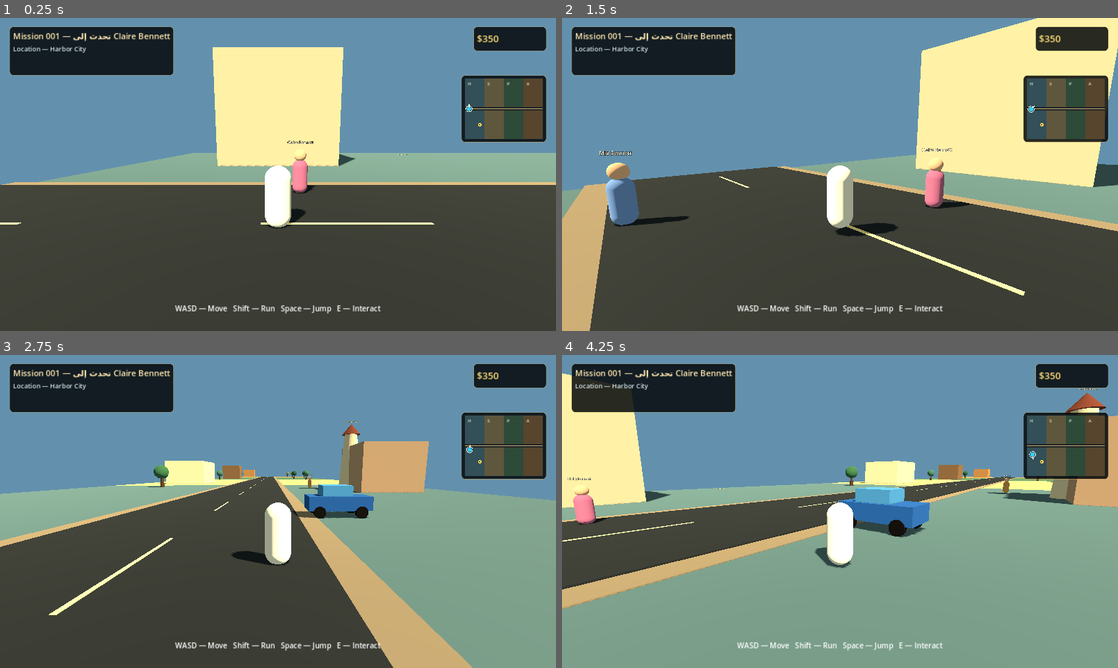
Above: before the commit, frames 1-4 (two rows, left to right).
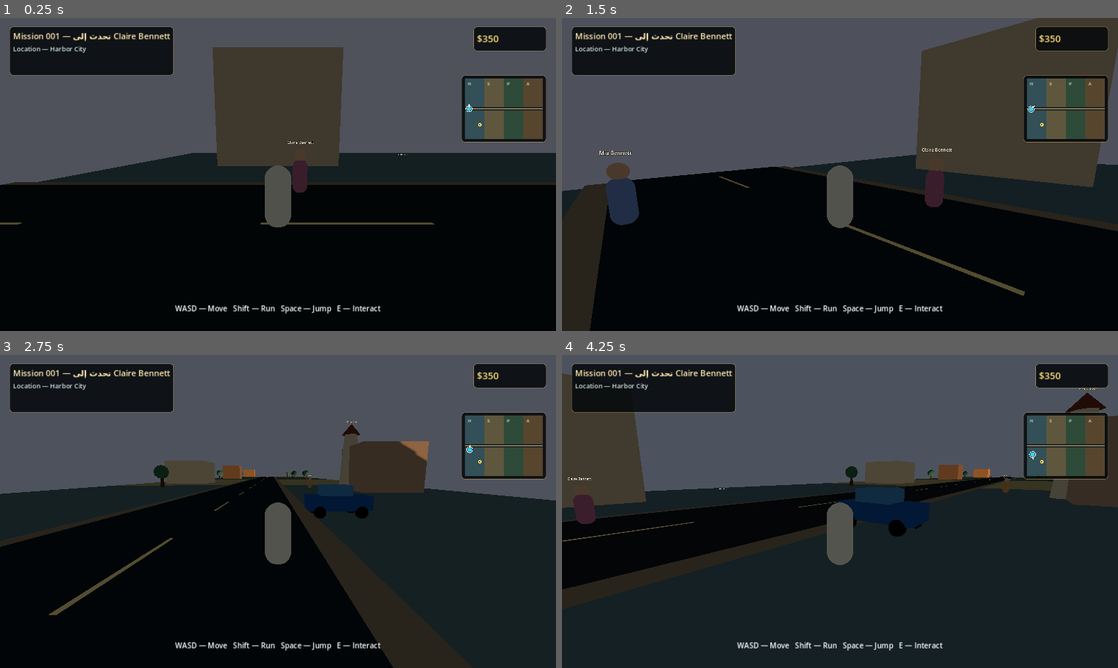
Above: after the commit, the same moments.

Repository: dzdfast-art/GTA-GHIBLI
Game: Godot game, scene res://scenes/main.tscn
The game is run twice, just before and just after one commit, with the same random seed, the same clock (stepped at 60 frames per second) and the same inputs.
Inputs (mouse positions are in pixels of both pictures, inside the frame that each line leads up to):
- Up to frame 1 (0.25 s): no input
- Up to frame 2 (1.5 s): tap Enter at 0.5 s; move the mouse to (962, 158) at 0.52 s; hold D (move_right) 0.53-1.28 s; hold E (interact) 0.53-1.28 s; click (962, 158) at 0.67 s; tap Space (jump) at 0.77 s; move the mouse to (728, 190) at 1.27 s; hold S (move_back) from 1.28 s (still down); tap Shift (sprint) at 1.35 s
- Up to frame 3 (2.75 s): tap Space (jump) at 1.52 s; move the mouse to (333, 442) at 2.02 s; release S (move_back) at 2.03 s; hold D (move_right) from 2.03 s (still down); hold E (interact) from 2.03 s (still down)
- Up to frame 4 (4.25 s): move the mouse to (812, 574) at 2.77 s; release D (move_right) at 2.78 s; release E (interact) at 2.78 s; hold W (move_forward) 2.78-3.53 s; tap Shift (sprint) at 2.85 s; click (812, 574) at 2.92 s; tap Space (jump) at 3.02, 3.77 s; move the mouse to (1006, 558) at 3.52 s; hold A (move_left) from 3.53 s (still down); hold E (interact) from 3.53 s (still down)

The runs differ from the first frame. In frame 1, 91% of the frame differs, in the area x 0-100%, y 0-100%; in frame 2, 92%; in frame 3, 91%; in frame 4, 92%.
Error after the commit: Invalid access to property or key 'set_clock' on a base object of type 'CanvasLayer (GhibliWebHUD)'. (res://scripts/game_root.gd:70)

Commit message:
Connect world clock to game environment and HUD

Diff:
--- a/web-edition/scripts/game_root.gd
+++ b/web-edition/scripts/game_root.gd
@@ -3,12 +3,16 @@
 const WORLD_SCRIPT = preload("res://scripts/world/world_builder.gd")
 const PLAYER_SCRIPT = preload("res://scripts/player/player_controller.gd")
 const MISSION_SCRIPT = preload("res://scripts/systems/mission_manager.gd")
+const CLOCK_SCRIPT = preload("res://scripts/systems/world_clock.gd")
 const HUD_SCRIPT = preload("res://scripts/ui/game_hud.gd")
 
 var _world: Node3D
 var _player: CharacterBody3D
 var _missions: Node
+var _world_clock: Node
 var _hud: CanvasLayer
+var _environment_resource: Environment
+var _sun_light: DirectionalLight3D
 var _location_elapsed: float = 0.0
 var _minimap_elapsed: float = 0.0
 
@@ -34,11 +38,17 @@
 	_hud.name = "GameplayHUD"
 	add_child(_hud)
 
+	_world_clock = CLOCK_SCRIPT.new()
+	_world_clock.name = "WorldClock"
+	add_child(_world_clock)
+	_world_clock.call("configure", _environment_resource, _sun_light)
+
 	_connect_gameplay_signals()
 	_hud.call("set_objective", _missions.call("get_objective"))
 	_hud.call("set_wallet", _missions.call("get_wallet"))
 	_hud.call("set_location", _world.call("get_region_name_at", _player.global_position))
 	_hud.call("update_minimap", _player.global_position, _player.global_rotation.y)
+	_hud.call("set_clock", _world_clock.call("get_time_text"))
 
 
 func _process(delta: float) -> void:
@@ -57,6 +67,7 @@
 	_missions.connect("notification_requested", Callable(_hud, "show_notification"))
 	_missions.dialogue_changed.connect(_hud.show_dialogue)
 	_missions.wallet_changed.connect(_hud.set_wallet)
+	_world_clock.time_changed.connect(_hud.set_clock)
 	_player.prompt_changed.connect(_hud.set_prompt)
 	_player.map_toggled.connect(_hud.toggle_map)
 	_player.vehicle_state_changed.connect(_hud.set_vehicle_state)
@@ -68,18 +79,19 @@
 
 func _create_environment() -> void:
 	var world_environment := WorldEnvironment.new()
-	var environment := Environment.new()
-	environment.background_mode = Environment.BG_COLOR
-	environment.background_color = Color(0.39, 0.57, 0.68)
-	environment.ambient_light_source = Environment.AMBIENT_SOURCE_COLOR
-	environment.ambient_light_color = Color(0.78, 0.82, 0.78)
-	environment.ambient_light_energy = 0.72
-	world_environment.environment = environment
+	_environment_resource = Environment.new()
+	_environment_resource.background_mode = Environment.BG_COLOR
+	_environment_resource.background_color = Color(0.39, 0.57, 0.68)
+	_environment_resource.ambient_light_source = Environment.AMBIENT_SOURCE_COLOR
+	_environment_resource.ambient_light_color = Color(0.78, 0.82, 0.78)
+	_environment_resource.ambient_light_energy = 0.72
+	world_environment.environment = _environment_resource
 	add_child(world_environment)
 
-	var sun := DirectionalLight3D.new()
-	sun.rotation_degrees = Vector3(-48.0, -28.0, 0.0)
-	sun.light_color = Color(1.0, 0.88, 0.70)
-	sun.light_energy = 1.25
-	sun.shadow_enabled = true
-	add_child(sun)
+	_sun_light = DirectionalLight3D.new()
+	_sun_light.name = "WorldSun"
+	_sun_light.rotation_degrees = Vector3(-48.0, -28.0, 0.0)
+	_sun_light.light_color = Color(1.0, 0.88, 0.70)
+	_sun_light.light_energy = 1.25
+	_sun_light.shadow_enabled = true
+	add_child(_sun_light)
